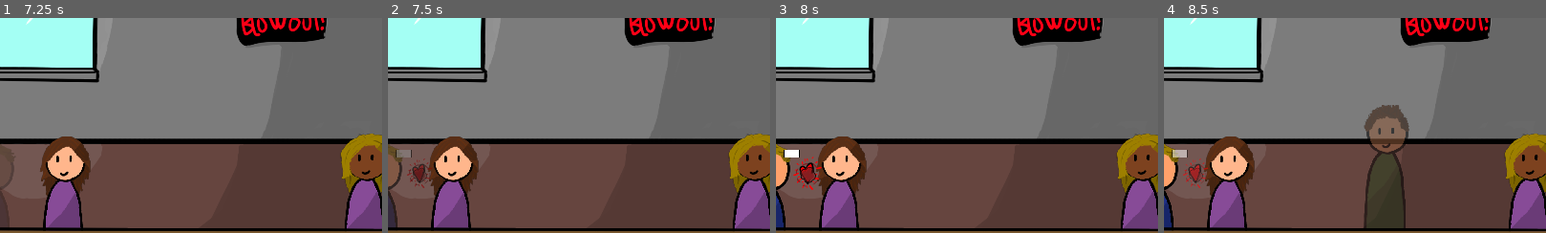
Above: before the commit, frames 1-4 (left to right).
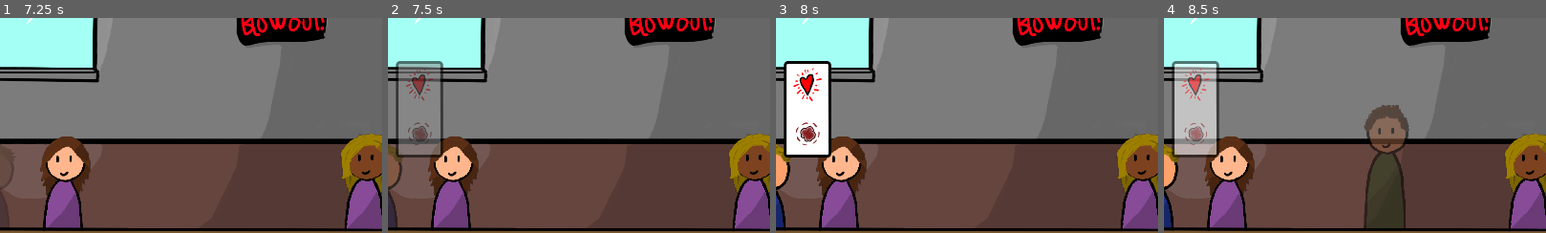
Above: after the commit, the same moments.

Repository: TylerPelaez/surgery-game
Game: Godot game, scene res://Scenes/TylerTest.tscn
The game is run twice, just before and just after one commit, with the same random seed, the same clock (stepped at 60 frames per second) and the same inputs.
Inputs (mouse positions are % of the whole screen's width and height, from its top left):
- Up to frame 1 (7.25 s): tap Enter at 0.5 s; move the mouse to (72, 45) at 0.52 s; press the mouse at (72, 45) at 0.53 s; move the mouse to (30, 55) at 1.27 s; release the mouse at (30, 55) at 1.28 s; click (30, 55) at 1.35 s; move the mouse to (60, 28) at 2.02 s; press the mouse at (60, 28) at 2.03 s; move the mouse to (45, 70) at 2.77 s; release the mouse at (45, 70) at 2.78 s; click (45, 70) at 2.85 s; tap Space at 3.5 s; move the mouse to (80, 65) at 3.52 s; press the mouse at (80, 65) at 3.53 s; move the mouse to (20, 35) at 4.27 s; release the mouse at (20, 35) at 4.28 s; click (20, 35) at 4.35 s; move the mouse to (55, 50) at 5.02 s; press the mouse at (55, 50) at 5.03 s; move the mouse to (35, 25) at 5.77 s; release the mouse at (35, 25) at 5.78 s; click (35, 25) at 5.85 s; move the mouse to (72, 45) at 6.52 s; press the mouse at (72, 45) at 6.53 s
- Up to frame 2 (7.5 s): move the mouse to (30, 55) at 7.27 s; release the mouse at (30, 55) at 7.28 s; click (30, 55) at 7.35 s
- Up to frame 3 (8 s): no input
- Up to frame 4 (8.5 s): move the mouse to (60, 28) at 8.02 s; press the mouse at (60, 28) at 8.03 s
The pictures show only the part of the screen within x 34-84%, y 15-65%; the shares and areas given below are measured in that part.

Frame 1 is identical in both runs. In frame 2, 2.9% of the frame differs, in the area x 2-15%, y 20-80%; in frame 3, 5.9%; in frame 4, 5.7%.

Commit message:
Juicy Dialog Box

Diff:
--- a/DriveInScreen/AfflictionDialog/AfflictionDialogBox.gd
+++ b/DriveInScreen/AfflictionDialog/AfflictionDialogBox.gd
@@ -15,9 +15,14 @@
 func set_afflictions( afflictions ):
 	for affliction in afflictions:
 		var new_rect = AfflictionTextureRect.instance()
+		new_rect.rect_rotation = 1
 		new_rect.mouse_filter = MOUSE_FILTER_IGNORE
 		new_rect.texture = AfflictionData.AFFLICTIONS[affliction].texture
 		affliction_container.add_child(new_rect)
+
+func _process(delta):
+	for child in affliction_container.get_children():
+		child.rect_rotation = 1
 
 func show():
 	if !visible or animation_player.current_animation == "hide":
--- /dev/null
+++ b/DriveInScreen/AfflictionDialog/AfflictionTextureRect.gd
@@ -0,0 +1,11 @@
+extends TextureRect
+
+
+# Declare member variables here. Examples:
+# var a = 2
+# var b = "text"
+
+
+# Called when the node enters the scene tree for the first time.
+func _ready():
+	$AnimationPlayer.seek(rand_range(0, $AnimationPlayer.current_animation_length))
--- a/DriveInScreen/AfflictionDialog/AfflictionTextureRect.tscn
+++ b/DriveInScreen/AfflictionDialog/AfflictionTextureRect.tscn
@@ -1,9 +1,11 @@
-[gd_scene load_steps=3 format=2]
+[gd_scene load_steps=4 format=2]
 
 [ext_resource path="res://Data/Afflictions/tumor.png" type="Texture" id=1]
+[ext_resource path="res://DriveInScreen/AfflictionDialog/AfflictionTextureRect.gd" type="Script" id=2]
 
 [sub_resource type="Animation" id=1]
 resource_name = "squashStretch"
+length = 3.0
 loop = true
 tracks/0/type = "value"
 tracks/0/path = NodePath(".:rect_scale")
@@ -12,7 +14,7 @@
 tracks/0/imported = false
 tracks/0/enabled = true
 tracks/0/keys = {
-"times": PoolRealArray( 0, 0.5, 1 ),
+"times": PoolRealArray( 0, 1.5, 3 ),
 "transitions": PoolRealArray( 1, 1, 1 ),
 "update": 0,
 "values": [ Vector2( 1, 1 ), Vector2( 0.9, 0.9 ), Vector2( 1, 1 ) ]
@@ -21,11 +23,11 @@
 [node name="AfflictionTextureRect" type="TextureRect"]
 grow_horizontal = 2
 grow_vertical = 2
-rect_scale = Vector2( 0.999079, 0.999079 )
+rect_rotation = 1.0
 rect_pivot_offset = Vector2( 60, 60 )
 texture = ExtResource( 1 )
-expand = true
 stretch_mode = 3
+script = ExtResource( 2 )
 __meta__ = {
 "_edit_use_anchors_": false
 }
